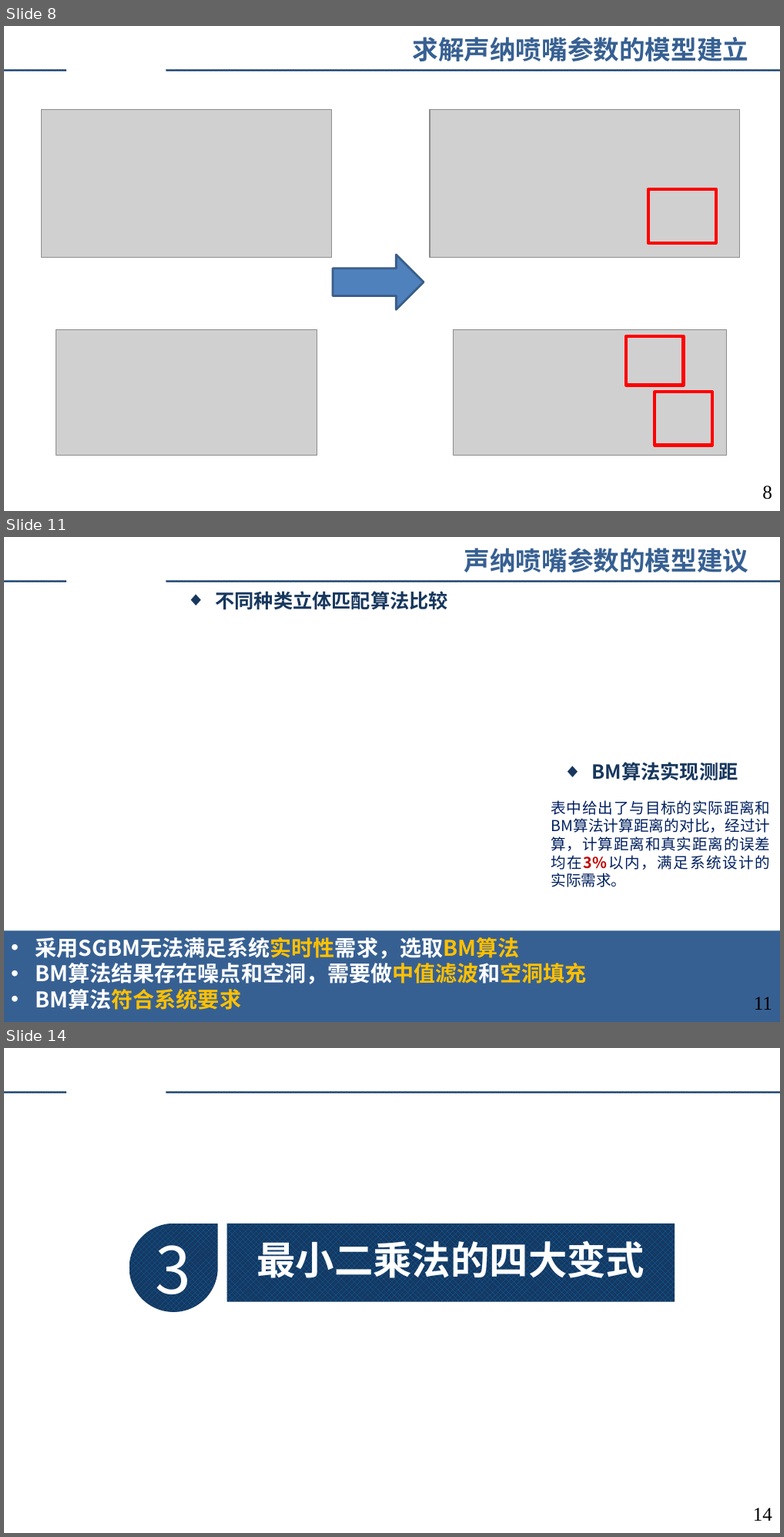
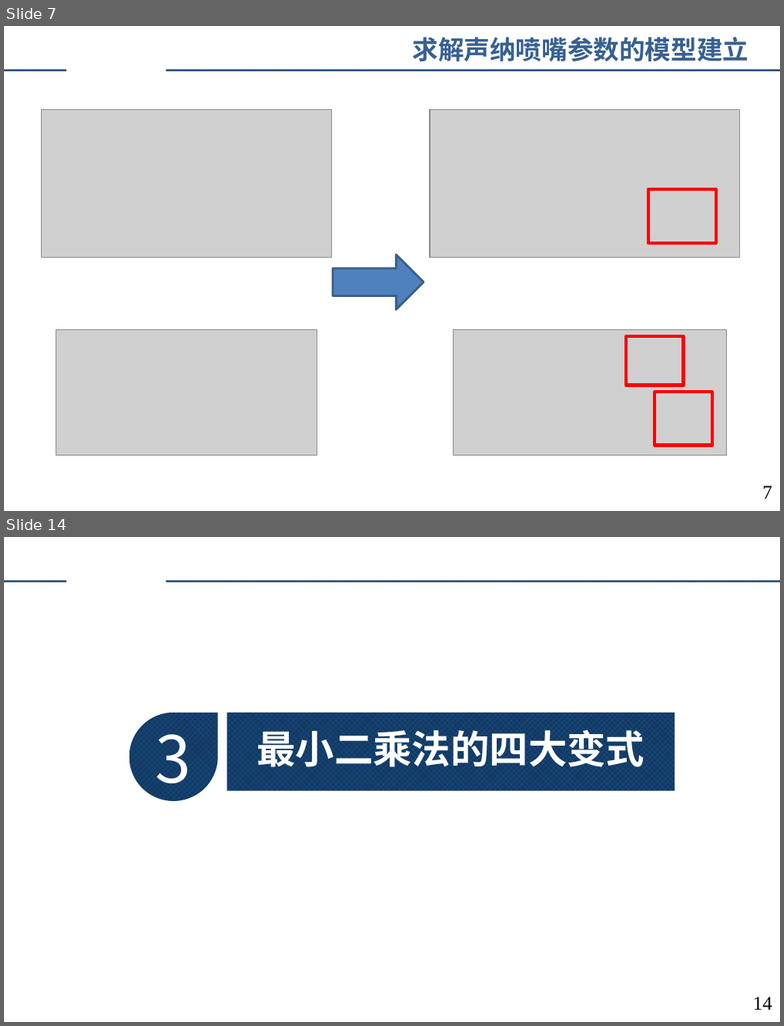
Before and after one commit to augusto-13/ErrorTheory_discussion_ppt, a slide deck: 2023-4-9.pptx. Shown one above the other, each under a label of ours: slides 8, 11 and 14 before the commit, slides 7 and 14 after it; the slides between them are not shown. The pictures are 784x1537 and 784x1026 pixels, drawn with LibreOffice and Linux fonts; fonts in the diff are those of the drawing; grey boxes stand for pictures; background and template pictures are left out. Boxes give left, top, right and bottom in pixels: in the first picture for what was removed or moved away, otherwise in the second. Text is boxed around its words. In the diff, an @@ line names an element or a change of style, - is before the commit and + after.

```diff
--- a/2023-4-9.pptx
+++ b/2023-4-9.pptx
@@ slide 11 removed at (x1=4, y1=537, x2=780, y2=1022), background #FFFFFF; not listed: 2 template elements that a slide beside it also shows @@
@@ text removed at (x1=464, y1=548, x2=749, y2=572) @@
-声纳喷嘴参数的模型建议
@@ text removed at (x1=216, y1=591, x2=448, y2=610) @@
-◆ 不同种类立体匹配算法比较
@@ text removed at (x1=592, y1=762, x2=739, y2=781) @@
-◆ BM算法实现测距
@@ text removed at (x1=551, y1=800, x2=770, y2=887) @@
-表中给出了与目标的实际距离和BM算法计算距离的对比，经过计算，计算距离和真实距离的误差均在3%以内，满足系统设计的实际需求。
@@ rectangle removed at (x1=4, y1=930, x2=780, y2=1022) @@
-• 采用SGBM无法满足系统实时性需求，选取BM算法
-• BM算法结果存在噪点和空洞，需要做中值滤波和空洞填充
-• BM算法符合系统要求
@@ page number removed at (x1=754, y1=997, x2=772, y2=1010) @@
-11
@@ what was slide 8 is now slide 7 @@
@@ page number at (x1=762, y1=486, x2=772, y2=499): text changed @@
-8
+7
```
Also in this commit, not shown: 3 slides changed, 6 slides added, 3 other slides removed.
